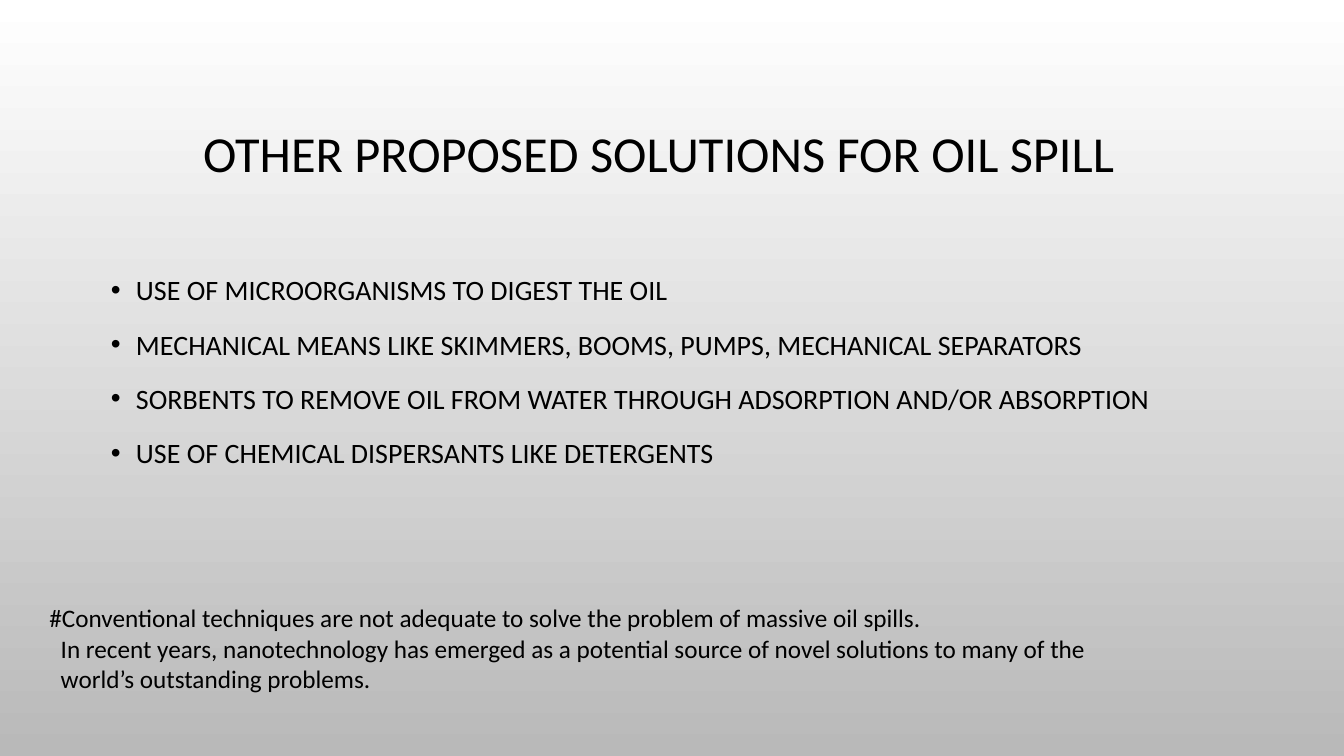
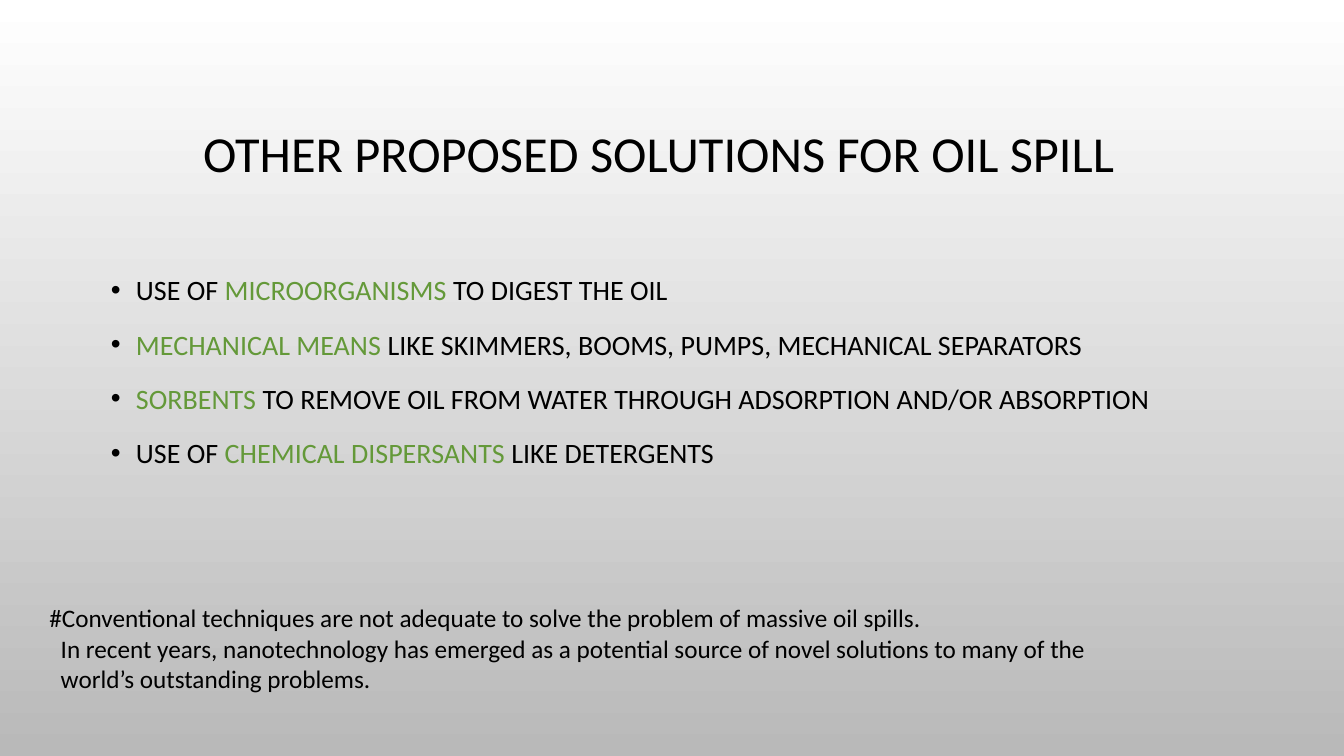
Before and after one commit to nycdatasci/bootcamp006_project, a slide deck: slide 11 of Project5-Capstone/AnneSong/SkyandSea.pptx (slide 10 before the commit). Drawn at 1344x756 pixels with LibreOffice and Linux fonts; fonts in the diff are those of the drawing; background and template pictures are left out. Boxes give left, top, right and bottom in pixels: in the first picture for what was removed or moved away, otherwise in the second. Text is boxed around its words. In the diff, an @@ line names an element or a change of style, - is before the commit and + after.

```diff
--- a/Project5-Capstone/AnneSong/SkyandSea.pptx
+++ b/Project5-Capstone/AnneSong/SkyandSea.pptx
@@ text "USE OF MICROORGANISMS TO DIGEST ..." at box(136, 282, 1149, 463): text colour #000000 to #649939 in "MICROORGANISMS", "MECHANICAL MEANS", "SORBENTS", "CHEMICAL DISPERSANTS" @@
```
Also in this commit, not shown: 6 other slides changed, 3 slides added.
